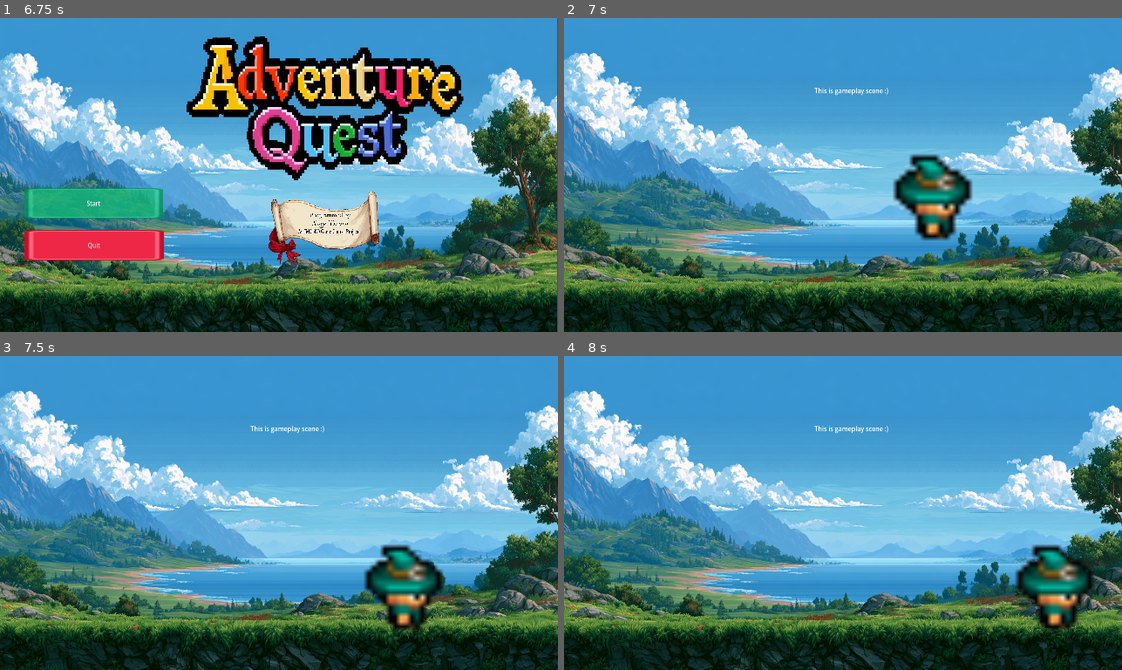
Above: before the commit, frames 1-4 (two rows, left to right).
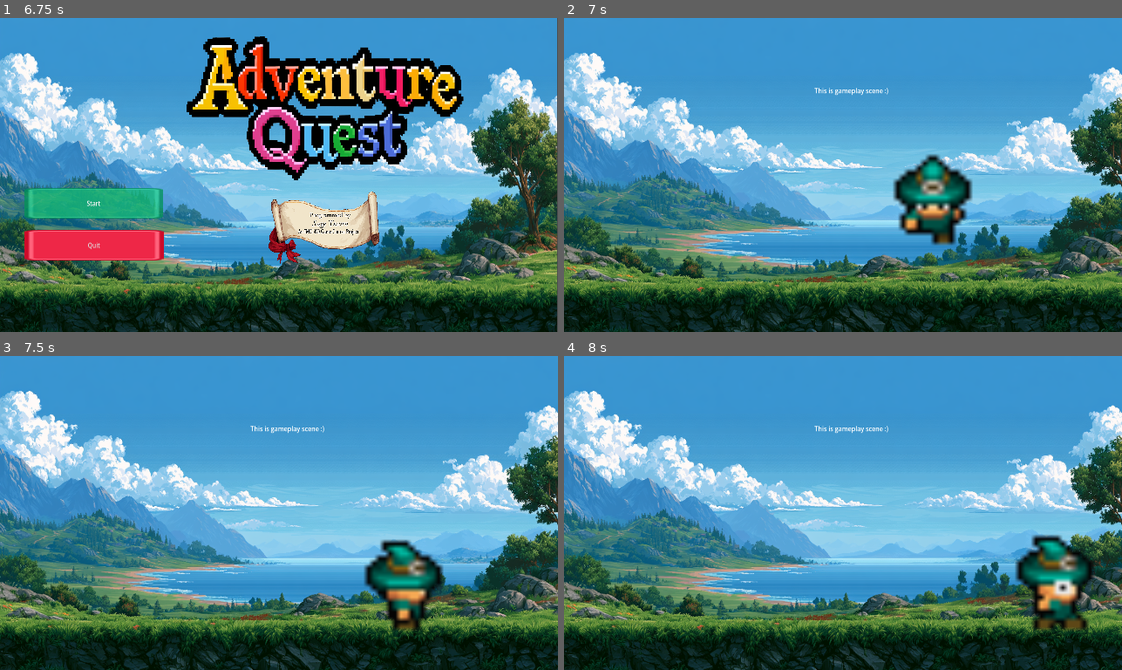
Above: after the commit, the same moments.

Repository: TheSateWarco/2dTDFantasyAdventureGame
Game: Godot game, scene res://Tesoro_Sage_FantasyAdventure/Scenes/UI/start_screen_ui.tscn
Same seed, same stepped clock (60 frames per second), same inputs: the game is played once before the commit and once after it. Sound files missing from this copy of the repository are replaced by a short silence.
Inputs:
- Up to frame 1 (6.75 s): click "Start" at 0.5 s; click "Start" at 1.25 s; tap Enter at 2, 3.5, 5 s; hold D (moveRight) 2.03-2.78 s; hold E (attack) 2.03-2.78 s; tap M (testDie, bound only after the commit) at 2.3, 2.85, 4.55 s; tap Space at 2.75, 4.25, 5.75 s; hold S (moveDown) 2.78-3.53 s; tap N (testHit, bound only after the commit) at 3.05, 5.3, 5.85 s; hold D (moveRight) 3.53-4.28 s; hold N (testHit, bound only after the commit) 3.53-4.28 s; tap E (attack) at 3.8, 4.35, 6.05 s; hold W (moveUp) 4.28-5.03 s; hold M (testDie, bound only after the commit) 5.03-5.78 s; hold A (moveLeft) 5.03-6.53 s; hold S (moveDown) from 6.53 s (still down); hold E (attack) from 6.53 s (still down)
- Up to frame 2 (7 s): keep holding S (moveDown); keep holding E (attack); tap M (testDie, bound only after the commit) at 6.8 s
- Up to frame 3 (7.5 s): release S (moveDown) at 7.28 s; release E (attack) at 7.28 s; hold D (moveRight) from 7.28 s (still down); tap M (testDie, bound only after the commit) at 7.35 s
- Up to frame 4 (8 s): keep holding D (moveRight); tap N (testHit, bound only after the commit) at 7.55 s

Frame 1 is identical in both runs. In frame 2, 1.6% of the frame differs, in the area x 59-73%, y 43-73%; in frame 3, 2.1%; in frame 4, 2.7%, in the area x 80-95%, y 56-88%.
Error in both runs: Cannot call method 'change_scene_to_file' on a null value. (res://Tesoro_Sage_FantasyAdventure/Scripts/start_screen_ui.gd:8)

Commit message:
finish movement, attack, hit, die

Diff:
--- a/2dtd-fantasy-adventure-game/Tesoro_Sage_FantasyAdventure/Scenes/Characters/Player.tscn
+++ b/2dtd-fantasy-adventure-game/Tesoro_Sage_FantasyAdventure/Scenes/Characters/Player.tscn
@@ -19,6 +19,54 @@
 atlas = ExtResource("1_vhbr8")
 region = Rect2(224, 0, 32, 32)
 
+[sub_resource type="AtlasTexture" id="AtlasTexture_iif5o"]
+atlas = ExtResource("1_vhbr8")
+region = Rect2(128, 192, 32, 32)
+
+[sub_resource type="AtlasTexture" id="AtlasTexture_v7e6r"]
+atlas = ExtResource("1_vhbr8")
+region = Rect2(160, 192, 32, 32)
+
+[sub_resource type="AtlasTexture" id="AtlasTexture_6cceb"]
+atlas = ExtResource("1_vhbr8")
+region = Rect2(192, 192, 32, 32)
+
+[sub_resource type="AtlasTexture" id="AtlasTexture_kj8kn"]
+atlas = ExtResource("1_vhbr8")
+region = Rect2(224, 192, 32, 32)
+
+[sub_resource type="AtlasTexture" id="AtlasTexture_1d8oh"]
+atlas = ExtResource("1_vhbr8")
+region = Rect2(128, 64, 32, 32)
+
+[sub_resource type="AtlasTexture" id="AtlasTexture_74k6k"]
+atlas = ExtResource("1_vhbr8")
+region = Rect2(160, 64, 32, 32)
+
+[sub_resource type="AtlasTexture" id="AtlasTexture_n77kg"]
+atlas = ExtResource("1_vhbr8")
+region = Rect2(192, 64, 32, 32)
+
+[sub_resource type="AtlasTexture" id="AtlasTexture_g4jeg"]
+atlas = ExtResource("1_vhbr8")
+region = Rect2(224, 64, 32, 32)
+
+[sub_resource type="AtlasTexture" id="AtlasTexture_c0lqy"]
+atlas = ExtResource("1_vhbr8")
+region = Rect2(128, 128, 32, 32)
+
+[sub_resource type="AtlasTexture" id="AtlasTexture_n418e"]
+atlas = ExtResource("1_vhbr8")
+region = Rect2(160, 128, 32, 32)
+
+[sub_resource type="AtlasTexture" id="AtlasTexture_gbvpt"]
+atlas = ExtResource("1_vhbr8")
+region = Rect2(192, 128, 32, 32)
+
+[sub_resource type="AtlasTexture" id="AtlasTexture_1n5u4"]
+atlas = ExtResource("1_vhbr8")
+region = Rect2(224, 128, 32, 32)
+
 [sub_resource type="AtlasTexture" id="AtlasTexture_wlepb"]
 atlas = ExtResource("1_vhbr8")
 region = Rect2(0, 0, 32, 32)
@@ -787,6 +835,102 @@
 atlas = ExtResource("1_vhbr8")
 region = Rect2(736, 224, 32, 32)
 
+[sub_resource type="AtlasTexture" id="AtlasTexture_8ps6o"]
+atlas = ExtResource("1_vhbr8")
+region = Rect2(672, 0, 32, 32)
+
+[sub_resource type="AtlasTexture" id="AtlasTexture_m3ukl"]
+atlas = ExtResource("1_vhbr8")
+region = Rect2(704, 0, 32, 32)
+
+[sub_resource type="AtlasTexture" id="AtlasTexture_hvavx"]
+atlas = ExtResource("1_vhbr8")
+region = Rect2(736, 0, 32, 32)
+
+[sub_resource type="AtlasTexture" id="AtlasTexture_4xyjf"]
+atlas = ExtResource("1_vhbr8")
+region = Rect2(672, 192, 32, 32)
+
+[sub_resource type="AtlasTexture" id="AtlasTexture_gkyqo"]
+atlas = ExtResource("1_vhbr8")
+region = Rect2(704, 192, 32, 32)
+
+[sub_resource type="AtlasTexture" id="AtlasTexture_v1nr6"]
+atlas = ExtResource("1_vhbr8")
+region = Rect2(736, 192, 32, 32)
+
+[sub_resource type="AtlasTexture" id="AtlasTexture_yc3nd"]
+atlas = ExtResource("1_vhbr8")
+region = Rect2(672, 64, 32, 32)
+
+[sub_resource type="AtlasTexture" id="AtlasTexture_cdce0"]
+atlas = ExtResource("1_vhbr8")
+region = Rect2(704, 64, 32, 32)
+
+[sub_resource type="AtlasTexture" id="AtlasTexture_e4v3d"]
+atlas = ExtResource("1_vhbr8")
+region = Rect2(736, 64, 32, 32)
+
+[sub_resource type="AtlasTexture" id="AtlasTexture_krplc"]
+atlas = ExtResource("1_vhbr8")
+region = Rect2(672, 128, 32, 32)
+
+[sub_resource type="AtlasTexture" id="AtlasTexture_w7qct"]
+atlas = ExtResource("1_vhbr8")
+region = Rect2(704, 128, 32, 32)
+
+[sub_resource type="AtlasTexture" id="AtlasTexture_4klbq"]
+atlas = ExtResource("1_vhbr8")
+region = Rect2(736, 128, 32, 32)
+
+[sub_resource type="AtlasTexture" id="AtlasTexture_dnnhd"]
+atlas = ExtResource("1_vhbr8")
+region = Rect2(576, 0, 32, 32)
+
+[sub_resource type="AtlasTexture" id="AtlasTexture_w3dx1"]
+atlas = ExtResource("1_vhbr8")
+region = Rect2(608, 0, 32, 32)
+
+[sub_resource type="AtlasTexture" id="AtlasTexture_p2jq1"]
+atlas = ExtResource("1_vhbr8")
+region = Rect2(640, 0, 32, 32)
+
+[sub_resource type="AtlasTexture" id="AtlasTexture_yfvfa"]
+atlas = ExtResource("1_vhbr8")
+region = Rect2(576, 192, 32, 32)
+
+[sub_resource type="AtlasTexture" id="AtlasTexture_rl81g"]
+atlas = ExtResource("1_vhbr8")
+region = Rect2(608, 192, 32, 32)
+
+[sub_resource type="AtlasTexture" id="AtlasTexture_jfaeb"]
+atlas = ExtResource("1_vhbr8")
+region = Rect2(640, 192, 32, 32)
+
+[sub_resource type="AtlasTexture" id="AtlasTexture_2hxul"]
+atlas = ExtResource("1_vhbr8")
+region = Rect2(576, 64, 32, 32)
+
+[sub_resource type="AtlasTexture" id="AtlasTexture_c8nhc"]
+atlas = ExtResource("1_vhbr8")
+region = Rect2(608, 64, 32, 32)
+
+[sub_resource type="AtlasTexture" id="AtlasTexture_3vu6u"]
+atlas = ExtResource("1_vhbr8")
+region = Rect2(640, 64, 32, 32)
+
+[sub_resource type="AtlasTexture" id="AtlasTexture_ovw8i"]
+atlas = ExtResource("1_vhbr8")
+region = Rect2(576, 128, 32, 32)
+
+[sub_resource type="AtlasTexture" id="AtlasTexture_fcb5h"]
+atlas = ExtResource("1_vhbr8")
+region = Rect2(608, 128, 32, 32)
+
+[sub_resource type="AtlasTexture" id="AtlasTexture_6v8ax"]
+atlas = ExtResource("1_vhbr8")
+region = Rect2(640, 128, 32, 32)
+
 [sub_resource type="AtlasTexture" id="AtlasTexture_7q023"]
 atlas = ExtResource("1_vhbr8")
 region = Rect2(0, 0, 32, 32)
@@ -818,6 +962,70 @@
 [sub_resource type="AtlasTexture" id="AtlasTexture_bbuog"]
 atlas = ExtResource("1_vhbr8")
 region = Rect2(32, 128, 32, 32)
+
+[sub_resource type="AtlasTexture" id="AtlasTexture_04xtl"]
+atlas = ExtResource("1_vhbr8")
+region = Rect2(64, 0, 32, 32)
+
+[sub_resource type="AtlasTexture" id="AtlasTexture_kxr20"]
+atlas = ExtResource("1_vhbr8")
+region = Rect2(0, 0, 32, 32)
+
+[sub_resource type="AtlasTexture" id="AtlasTexture_nhaqs"]
+atlas = ExtResource("1_vhbr8")
+region = Rect2(96, 0, 32, 32)
+
+[sub_resource type="AtlasTexture" id="AtlasTexture_4kwcc"]
+atlas = ExtResource("1_vhbr8")
+region = Rect2(0, 0, 32, 32)
+
+[sub_resource type="AtlasTexture" id="AtlasTexture_are7y"]
+atlas = ExtResource("1_vhbr8")
+region = Rect2(64, 192, 32, 32)
+
+[sub_resource type="AtlasTexture" id="AtlasTexture_0u8lc"]
+atlas = ExtResource("1_vhbr8")
+region = Rect2(0, 192, 32, 32)
+
+[sub_resource type="AtlasTexture" id="AtlasTexture_daiyu"]
+atlas = ExtResource("1_vhbr8")
+region = Rect2(96, 192, 32, 32)
+
+[sub_resource type="AtlasTexture" id="AtlasTexture_gg00g"]
+atlas = ExtResource("1_vhbr8")
+region = Rect2(0, 192, 32, 32)
+
+[sub_resource type="AtlasTexture" id="AtlasTexture_i4ked"]
+atlas = ExtResource("1_vhbr8")
+region = Rect2(64, 64, 32, 32)
+
+[sub_resource type="AtlasTexture" id="AtlasTexture_027se"]
+atlas = ExtResource("1_vhbr8")
+region = Rect2(0, 64, 32, 32)
+
+[sub_resource type="AtlasTexture" id="AtlasTexture_vutng"]
+atlas = ExtResource("1_vhbr8")
+region = Rect2(96, 64, 32, 32)
+
+[sub_resource type="AtlasTexture" id="AtlasTexture_5wacf"]
+atlas = ExtResource("1_vhbr8")
+region = Rect2(0, 64, 32, 32)
+
+[sub_resource type="AtlasTexture" id="AtlasTexture_434kt"]
+atlas = ExtResource("1_vhbr8")
+region = Rect2(64, 128, 32, 32)
+
+[sub_resource type="AtlasTexture" id="AtlasTexture_t6bci"]
+atlas = ExtResource("1_vhbr8")
+region = Rect2(0, 128, 32, 32)
+
+[sub_resource type="AtlasTexture" id="AtlasTexture_rnm3r"]
+atlas = ExtResource("1_vhbr8")
+region = Rect2(96, 128, 32, 32)
+
+[sub_resource type="AtlasTexture" id="AtlasTexture_r7vg3"]
+atlas = ExtResource("1_vhbr8")
+region = Rect2(0, 128, 32, 32)
 
 [sub_resource type="SpriteFrames" id="SpriteFrames_l20gf"]
 animations = [{
@@ -840,6 +1048,57 @@
 }, {
 "frames": [{
 "duration": 1.0,
+"texture": SubResource("AtlasTexture_iif5o")
+}, {
+"duration": 1.0,
+"texture": SubResource("AtlasTexture_v7e6r")
+}, {
+"duration": 1.0,
+"texture": SubResource("AtlasTexture_6cceb")
+}, {
+"duration": 1.0,
+"texture": SubResource("AtlasTexture_kj8kn")
+}],
+"loop": 0,
+"name": &"attackLeft",
+"speed": 5.0
+}, {
+"frames": [{
+"duration": 1.0,
+"texture": SubResource("AtlasTexture_1d8oh")
+}, {
+"duration": 1.0,
+"texture": SubResource("AtlasTexture_74k6k")
+}, {
+"duration": 1.0,
+"texture": SubResource("AtlasTexture_n77kg")
+}, {
+"duration": 1.0,
+"texture": SubResource("AtlasTexture_g4jeg")
+}],
+"loop": 0,
+"name": &"attackRight",
+"speed": 5.0
+}, {
+"frames": [{
+"duration": 1.0,
+"texture": SubResource("AtlasTexture_c0lqy")
+}, {
+"duration": 1.0,
+"texture": SubResource("AtlasTexture_n418e")
+}, {
+"duration": 1.0,
+"texture": SubResource("AtlasTexture_gbvpt")
+}, {
+"duration": 1.0,
+"texture": SubResource("AtlasTexture_1n5u4")
+}],
+"loop": 0,
+"name": &"attackUp",
+"speed": 5.0
+}, {
+"frames": [{
+"duration": 1.0,
 "texture": SubResource("AtlasTexture_wlepb")
 }, {
 "duration": 1.0,
@@ -1421,6 +1680,118 @@
 }, {
 "frames": [{
 "duration": 1.0,
+"texture": SubResource("AtlasTexture_8ps6o")
+}, {
+"duration": 1.0,
+"texture": SubResource("AtlasTexture_m3ukl")
+}, {
+"duration": 1.0,
+"texture": SubResource("AtlasTexture_hvavx")
+}],
+"loop": 0,
+"name": &"dieDown",
+"speed": 5.0
+}, {
+"frames": [{
+"duration": 1.0,
+"texture": SubResource("AtlasTexture_4xyjf")
+}, {
+"duration": 1.0,
+"texture": SubResource("AtlasTexture_gkyqo")
+}, {
+"duration": 1.0,
+"texture": SubResource("AtlasTexture_v1nr6")
+}],
+"loop": 0,
+"name": &"dieLeft",
+"speed": 5.0
+}, {
+"frames": [{
+"duration": 1.0,
+"texture": SubResource("AtlasTexture_yc3nd")
+}, {
+"duration": 1.0,
+"texture": SubResource("AtlasTexture_cdce0")
+}, {
+"duration": 1.0,
+"texture": SubResource("AtlasTexture_e4v3d")
+}],
+"loop": 0,
+"name": &"dieRight",
+"speed": 5.0
+}, {
+"frames": [{
+"duration": 1.0,
+"texture": SubResource("AtlasTexture_krplc")
+}, {
+"duration": 1.0,
+"texture": SubResource("AtlasTexture_w7qct")
+}, {
+"duration": 1.0,
+"texture": SubResource("AtlasTexture_4klbq")
+}],
+"loop": 0,
+"name": &"dieUp",
+"speed": 5.0
+}, {
+"frames": [{
+"duration": 1.0,
+"texture": SubResource("AtlasTexture_dnnhd")
+}, {
+"duration": 1.0,
+"texture": SubResource("AtlasTexture_w3dx1")
+}, {
+"duration": 1.0,
+"texture": SubResource("AtlasTexture_p2jq1")
+}],
+"loop": 0,
+"name": &"hitDown",
+"speed": 5.0
+}, {
+"frames": [{
+"duration": 1.0,
+"texture": SubResource("AtlasTexture_yfvfa")
+}, {
+"duration": 1.0,
+"texture": SubResource("AtlasTexture_rl81g")
+}, {
+"duration": 1.0,
+"texture": SubResource("AtlasTexture_jfaeb")
+}],
+"loop": 0,
+"name": &"hitLeft",
+"speed": 5.0
+}, {
+"frames": [{
+"duration": 1.0,
+"texture": SubResource("AtlasTexture_2hxul")
+}, {
+"duration": 1.0,
+"texture": SubResource("AtlasTexture_c8nhc")
+}, {
+"duration": 1.0,
+"texture": SubResource("AtlasTexture_3vu6u")
+}],
+"loop": 0,
+"name": &"hitRight",
+"speed": 5.0
+}, {
+"frames": [{
+"duration": 1.0,
+"texture": SubResource("AtlasTexture_ovw8i")
+}, {
+"duration": 1.0,
+"texture": SubResource("AtlasTexture_fcb5h")
+}, {
+"duration": 1.0,
+"texture": SubResource("AtlasTexture_6v8ax")
+}],
+"loop": 0,
+"name": &"hitUp",
+"speed": 5.0
+}, {
+"frames": [{
+"duration": 1.0,
 "texture": SubResource("AtlasTexture_7q023")
 }, {
 "duration": 1.0,
@@ -1463,9 +1834,72 @@
 "name": &"idleUp",
 "speed": 5.0
 }, {
-"frames": [],
+"frames": [{
+"duration": 1.0,
+"texture": SubResource("AtlasTexture_04xtl")
+}, {
+"duration": 1.0,
+"texture": SubResource("AtlasTexture_kxr20")
+}, {
+"duration": 1.0,
+"texture": SubResource("AtlasTexture_nhaqs")
+}, {
+"duration": 1.0,
+"texture": SubResource("AtlasTexture_4kwcc")
+}],
 "loop": 1,
-"name": &"new_animation",
+"name": &"runDown",
+"speed": 5.0
+}, {
+"frames": [{
+"duration": 1.0,
+"texture": SubResource("AtlasTexture_are7y")
+}, {
+"duration": 1.0,
+"texture": SubResource("AtlasTexture_0u8lc")
+}, {
+"duration": 1.0,
+"texture": SubResource("AtlasTexture_daiyu")
+}, {
+"duration": 1.0,
+"texture": SubResource("AtlasTexture_gg00g")
+}],
+"loop": 1,
+"name": &"runLeft",
+"speed": 5.0
+}, {
+"frames": [{
+"duration": 1.0,
+"texture": SubResource("AtlasTexture_i4ked")
+}, {
+"duration": 1.0,
+"texture": SubResource("AtlasTexture_027se")
+}, {
+"duration": 1.0,
+"texture": SubResource("AtlasTexture_vutng")
+}, {
+"duration": 1.0,
+"texture": SubResource("AtlasTexture_5wacf")
+}],
+"loop": 1,
+"name": &"runRight",
+"speed": 5.0
+}, {
+"frames": [{
+"duration": 1.0,
+"texture": SubResource("AtlasTexture_434kt")
+}, {
+"duration": 1.0,
+"texture": SubResource("AtlasTexture_t6bci")
+}, {
+"duration": 1.0,
+"texture": SubResource("AtlasTexture_rnm3r")
+}, {
+"duration": 1.0,
+"texture": SubResource("AtlasTexture_r7vg3")
+}],
+"loop": 1,
+"name": &"runUp",
 "speed": 5.0
 }]
 
@@ -1478,8 +1912,10 @@
 
 [node name="AnimatedSprite2D" type="AnimatedSprite2D" parent="." unique_id=1357244899]
 sprite_frames = SubResource("SpriteFrames_l20gf")
-animation = &"idleRight"
+animation = &"dieRight"
 
 [node name="CollisionShape2D" type="CollisionShape2D" parent="." unique_id=253331016]
 position = Vector2(0, -2)
 shape = SubResource("CapsuleShape2D_k0x5d")
+
+[connection signal="animation_finished" from="AnimatedSprite2D" to="." method="_on_animated_sprite_2d_animation_finished"]
--- a/2dtd-fantasy-adventure-game/Tesoro_Sage_FantasyAdventure/Scenes/Characters/player.gd
+++ b/2dtd-fantasy-adventure-game/Tesoro_Sage_FantasyAdventure/Scenes/Characters/player.gd
@@ -1,27 +1,47 @@
 extends CharacterBody2D
 @export var speed = 200
-@onready var animated_sprite = $AnimatedSprite2D
-@onready var last_direction = "down"
+@onready var animatedSprite = $AnimatedSprite2D
+@onready var lastDirection = "Down"
+@onready var is_action_playing = false
 
 func _physics_process(_delta):
 
-	var input_direction = Input.get_vector("moveLeft", "moveRight", "moveUp",
+	var inputDirection = Input.get_vector("moveLeft", "moveRight", "moveUp",
 	"moveDown")
 
-	velocity = input_direction * speed
-	update_direction(input_direction)
+	velocity = inputDirection * speed
+	update_direction(inputDirection)
+	if not is_action_playing:
+		update_movement_animation(inputDirection)
 	move_and_slide()
 
 func update_movement_animation(input_direction):
 	if input_direction == Vector2.ZERO:
-		animated_sprite.play("idle_" + last_direction)
+		animatedSprite.play("idle" + lastDirection)
+	else:
+		animatedSprite.play("run" + lastDirection)
+
+func play_action_animation(action_name):
+	is_action_playing = true
+	animatedSprite.play(action_name + lastDirection)
 
 func update_direction(input_direction):
 	if input_direction.y < 0:
-		last_direction = "up"
+		lastDirection = "Up"
 	elif input_direction.y > 0:
-		last_direction = "down"
+		lastDirection = "Down"
 	elif input_direction.x < 0:
-		last_direction = "left"
+		lastDirection = "Left"
 	elif input_direction.x > 0:
-		last_direction = "right"
+		lastDirection = "Right"
+
+func _unhandled_input(event):
+	if event.is_action_pressed("attack"):
+		play_action_animation("attack")
+	elif event.is_action_pressed("testHit"):
+		play_action_animation("hit")
+	elif event.is_action_pressed("testDie"):
+		play_action_animation("die")
+
+func _on_animated_sprite_2d_animation_finished():
+	is_action_playing = false
--- a/2dtd-fantasy-adventure-game/project.godot
+++ b/2dtd-fantasy-adventure-game/project.godot
@@ -47,6 +47,19 @@
 attack={
 "deadzone": 0.2,
 "events": [Object(InputEventKey,"resource_local_to_scene":false,"resource_name":"","device":-1,"window_id":0,"alt_press …(192 unchanged characters)…
+, Object(InputEventKey,"resource_local_to_scene":false,"resource_name":"","device":-1,"window_id":0,"alt_pressed":false,"shift_pressed":false,"ctrl_pressed":false,"meta_pressed":false,"pressed":false,"keycode":0,"physical_keycode":32,"key_label":0,"unicode":32,"location":0,"echo":false,"script":null)
+]
+}
+testDie={
+"deadzone": 0.2,
+"events": [Object(InputEventKey,"resource_local_to_scene":false,"resource_name":"","device":-1,"window_id":0,"alt_pressed":false,"shift_pressed":false,"ctrl_pressed":false,"meta_pressed":false,"pressed":false,"keycode":0,"physical_keycode":77,"key_label":0,"unicode":109,"location":0,"echo":false,"script":null)
+, Object(InputEventKey,"resource_local_to_scene":false,"resource_name":"","device":-1,"window_id":0,"alt_pressed":false,"shift_pressed":false,"ctrl_pressed":false,"meta_pressed":false,"pressed":false,"keycode":0,"physical_keycode":75,"key_label":0,"unicode":107,"location":0,"echo":false,"script":null)
+]
+}
+testHit={
+"deadzone": 0.2,
+"events": [Object(InputEventKey,"resource_local_to_scene":false,"resource_name":"","device":-1,"window_id":0,"alt_pressed":false,"shift_pressed":false,"ctrl_pressed":false,"meta_pressed":false,"pressed":false,"keycode":0,"physical_keycode":78,"key_label":0,"unicode":110,"location":0,"echo":false,"script":null)
+, Object(InputEventKey,"resource_local_to_scene":false,"resource_name":"","device":-1,"window_id":0,"alt_pressed":false,"shift_pressed":false,"ctrl_pressed":false,"meta_pressed":false,"pressed":false,"keycode":0,"physical_keycode":72,"key_label":0,"unicode":104,"location":0,"echo":false,"script":null)
 ]
 }
 
